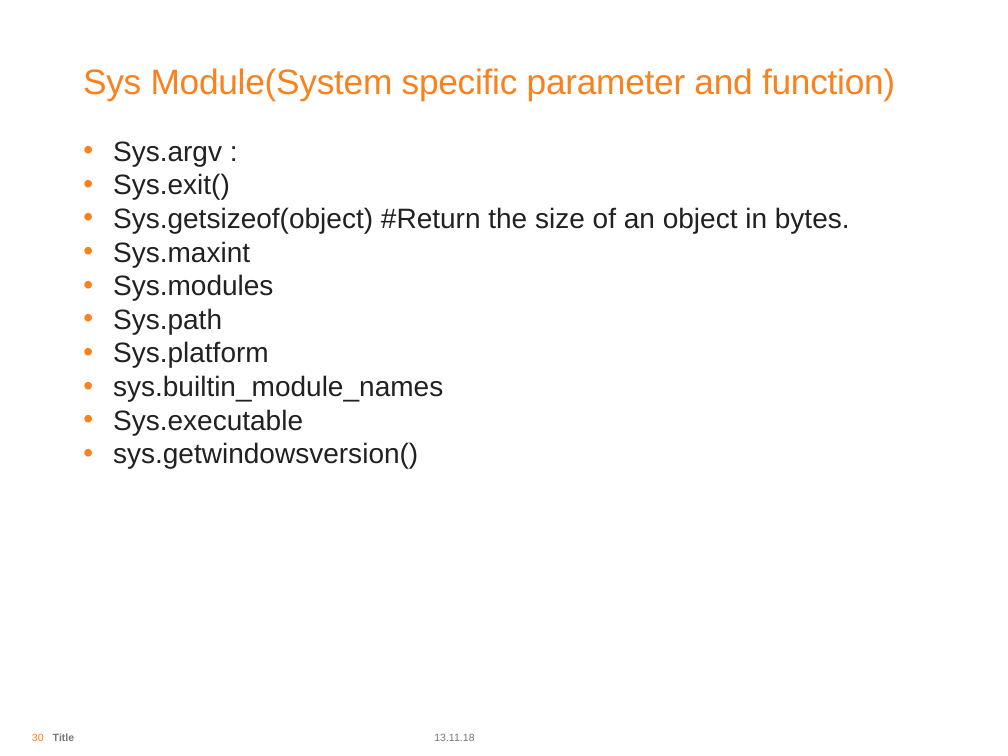
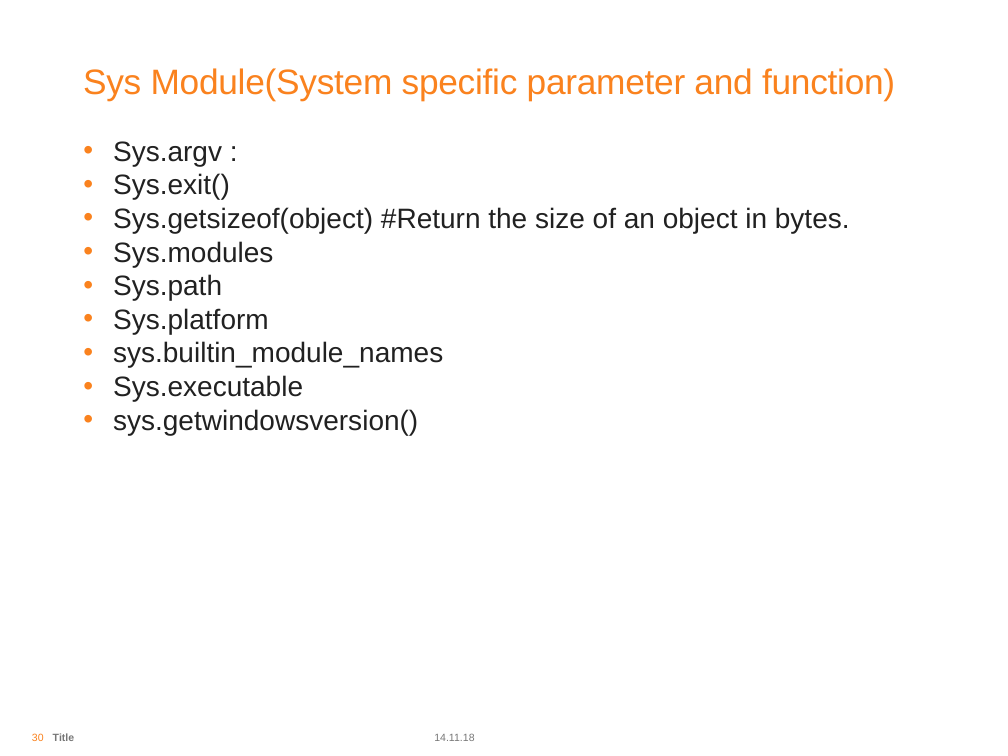
Before and after one commit to arjunrautela/Introduction-To-Python, a slide deck: slide 30 of PPT/Introduction To Python Day 3.pptx. Drawn at 1008x756 pixels with LibreOffice and Linux fonts; fonts in the diff are those of the drawing; background and template pictures are left out. Boxes give left, top, right and bottom in pixels: in the first picture for what was removed or moved away, otherwise in the second. Text is boxed around its words. In the diff, an @@ line names an element or a change of style, - is before the commit and + after.

```diff
--- a/PPT/Introduction To Python Day 3.pptx
+++ b/PPT/Introduction To Python Day 3.pptx
@@ text at [113, 241, 250, 267]: paragraph removed @@
-• Sys.maxint
@@ text at [434, 733, 474, 741]: text changed @@
-13.11.18
+14.11.18
```
Also in this commit, not shown: 29 other slides changed, 20 other files.
